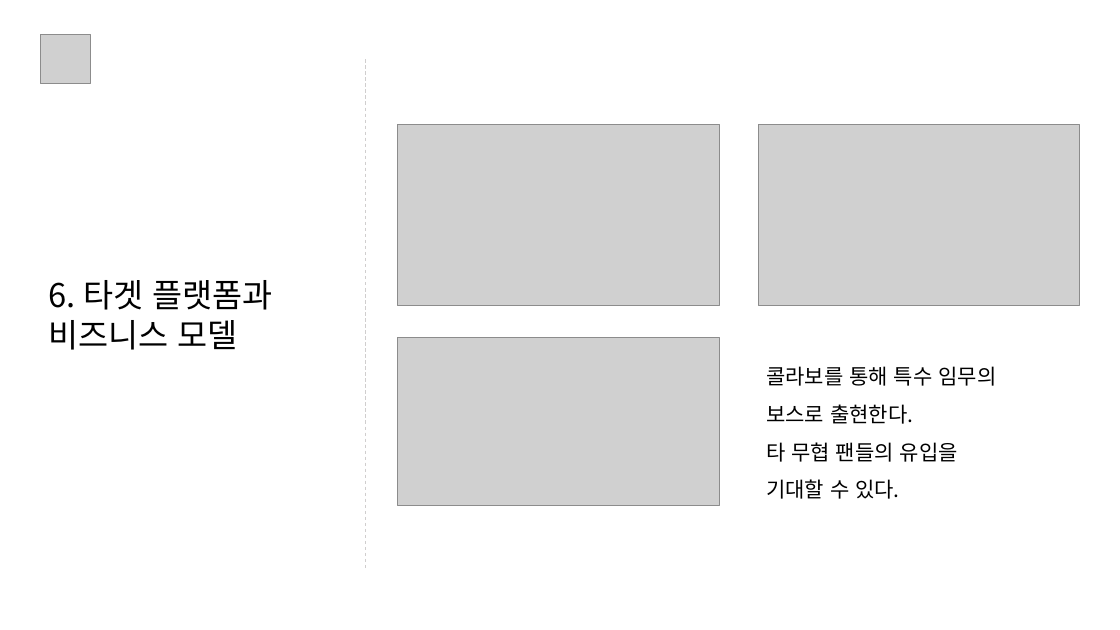
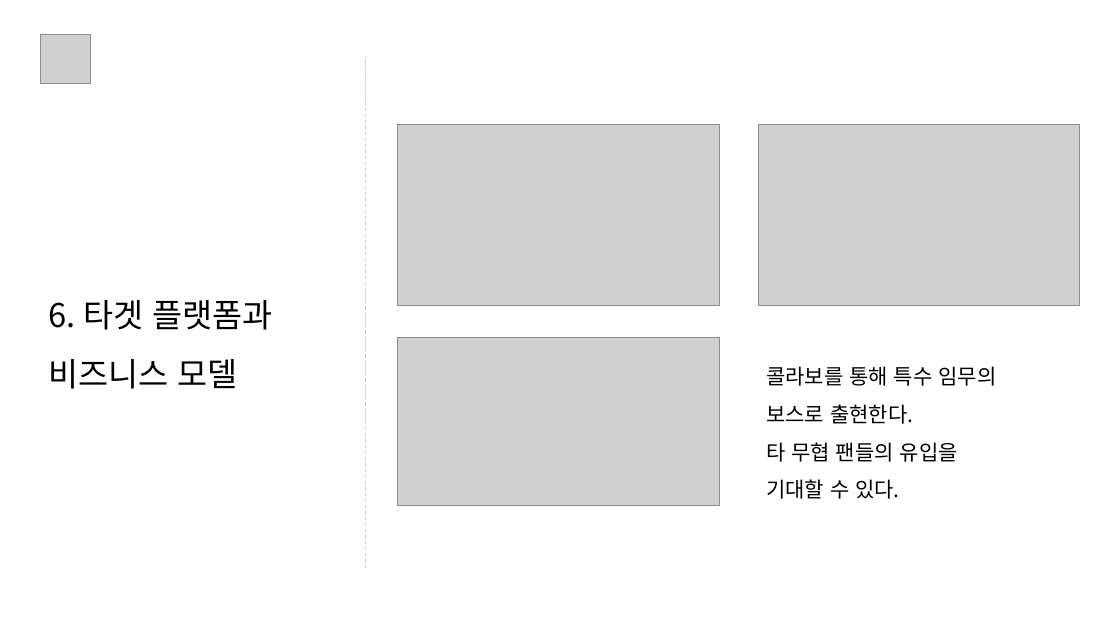
Before and after one commit to jk-Nam/Example_1stRepository, a slide deck: slide 22 of 게임 기획서 남준구.pptx. Drawn at 1120x630 pixels with LibreOffice and Linux fonts; fonts in the diff are those of the drawing; grey boxes stand for pictures. Boxes give left, top, right and bottom in pixels: in the first picture for what was removed or moved away, otherwise in the second. Text is boxed around its words. In the diff, an @@ line names an element or a change of style, - is before the commit and + after.

```diff
--- a/게임 기획서 남준구.pptx
+++ b/게임 기획서 남준구.pptx
@@ text "6. 타겟 플랫폼과" at bbox=[49, 300, 272, 389]: line spacing 1 to 1.5 @@
```
Also in this commit, not shown: 14 other slides changed.
